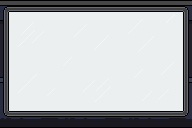
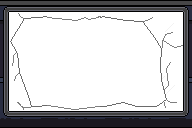
Layer changes from the first 192x128 image to the second:
added layer "broken" (80%) above "glas broken" over [10, 13, 183, 110]
added layer "glas broken" (25%) above "glas v2 copy" over [9, 12, 183, 111]
hid "glas" over [0, 11, 183, 111]
